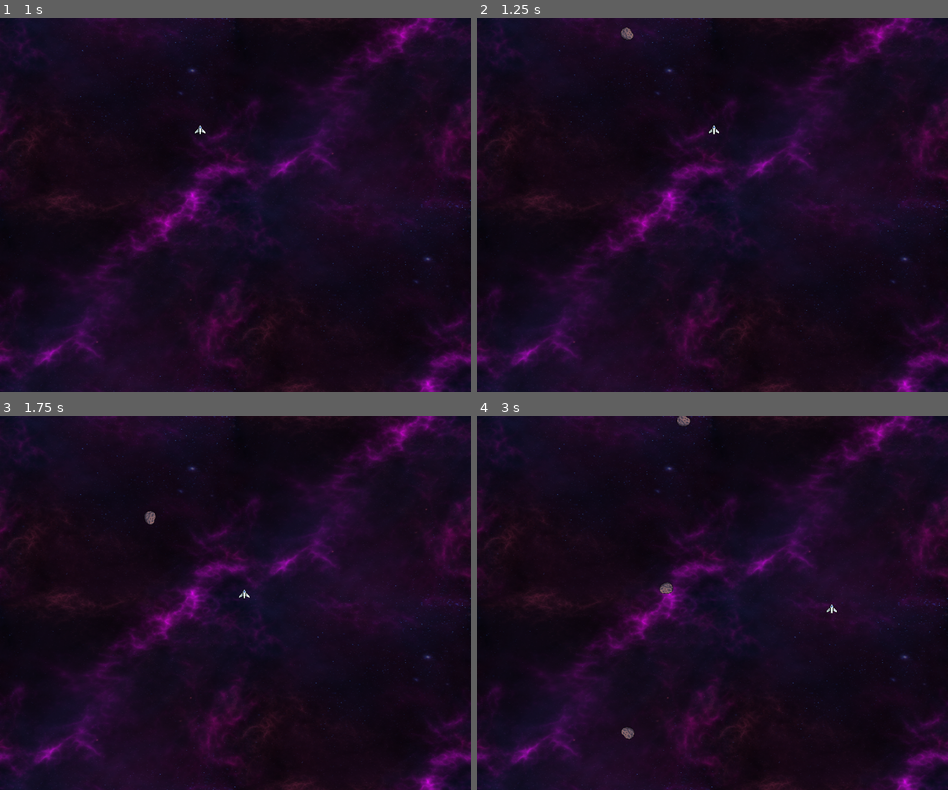
Above: before the commit, frames 1-4 (two rows, left to right).
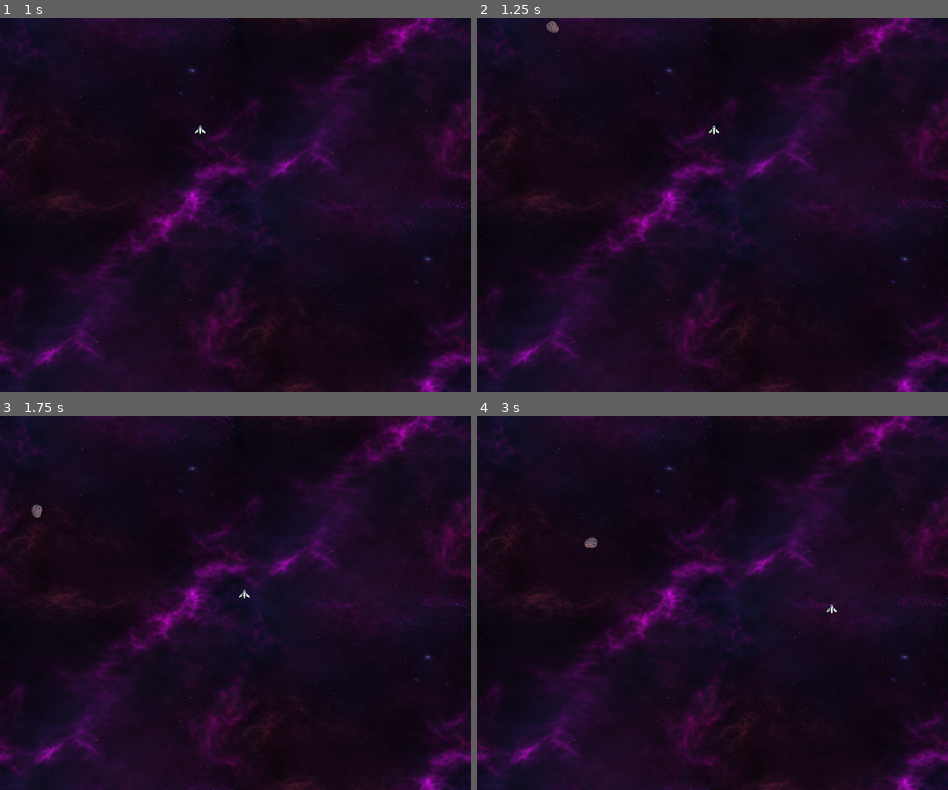
Above: after the commit, the same moments.

Repository: Smart-Jellyfish/SpaceShooter
Game: Godot game, scene res://Scenes/Level/level.tscn
Same seed, same stepped clock (60 frames per second), same inputs: the game is played once before the commit and once after it.
Inputs:
- Up to frame 1 (1 s): tap Enter (Fire Secondary) at 0.5 s; hold Right (Right) from 0.53 s (still down); hold Space (Fire Primary) from 0.53 s (still down)
- Up to frame 2 (1.25 s): keep holding Right (Right); keep holding Space (Fire Primary)
- Up to frame 3 (1.75 s): release Right (Right) at 1.28 s; release Space (Fire Primary) at 1.28 s; hold Down (Down) from 1.28 s (still down); tap Enter (Fire Secondary) at 1.35 s
- Up to frame 4 (3 s): release Down (Down) at 2.03 s; hold Right (Right) 2.03-2.78 s; hold Space (Fire Primary) 2.03-2.78 s; hold Up (Up) from 2.78 s (still down); tap Enter (Fire Secondary) at 2.85 s

Frame 1 is identical in both runs. In frame 2, 0.1% of the frame differs, in the area x 14-34%, y 0-6%; in frame 3, 0.1%; in frame 4, 0.3%, in the area x 22-46%, y 0-87%.

Commit message:
added random direction so the meteors go at angles

Diff:
--- a/Scenes/Meteor/meteor.gd
+++ b/Scenes/Meteor/meteor.gd
@@ -1,20 +1,22 @@
 extends Area2D
 
-var ROTATION_SPEED: float
-var ROTATE_CLOCKWISE: bool
-var VELOCITY: float
-var DIRECTION_X: float
+var rotation_speed: float
+var rotate_clockwise: bool
+var velocity: float
+var direction_x: float
 
 # Called when the node enters the scene tree for the first time.
 func _ready():
 	# Set random rotation speed
-	ROTATION_SPEED = randf_range(0.0000000000001, 5.0)
+	rotation_speed = randf_range(0.0000000000001, 5.0)
 
 	# Set ramdom direction
-	ROTATE_CLOCKWISE = randi_range(0, 100) % 2 == 1
+	rotate_clockwise = randi_range(0, 100) % 2 == 1
 
 	# Set a random velocity
-	VELOCITY = randf_range(200, 500)
+	velocity = randf_range(200, 500)
+
+	direction_x = randf_range(-1, 1)
 
 	# Set random start position
 	var width  = get_viewport().get_visible_rect().size[0]
@@ -23,10 +25,10 @@
 	position = Vector2(random_x, random_y)
 
 func _process(delta):
-		position += Vector2(0, 1.0) * VELOCITY * delta
+		position += Vector2(direction_x, 1.0) * velocity * delta
 # Called every frame. 'delta' is the elapsed time since the previous frame.
 func _physics_process(delta):
-	if ROTATE_CLOCKWISE:
-		rotation += 1 * ROTATION_SPEED * delta
+	if rotate_clockwise:
+		rotation += 1 * rotation_speed * delta
 	else:
-		rotation += -1 * ROTATION_SPEED * delta
+		rotation += -1 * rotation_speed * delta
